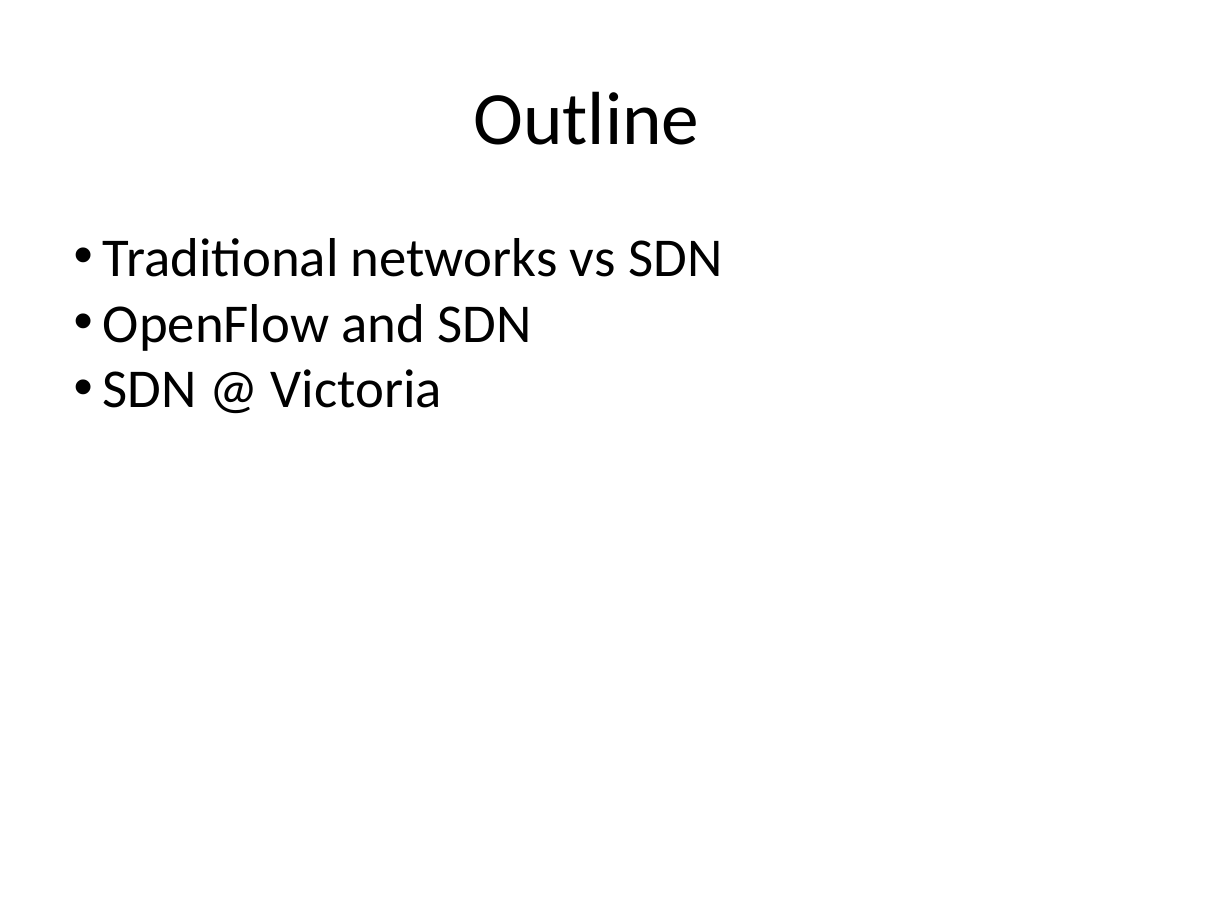
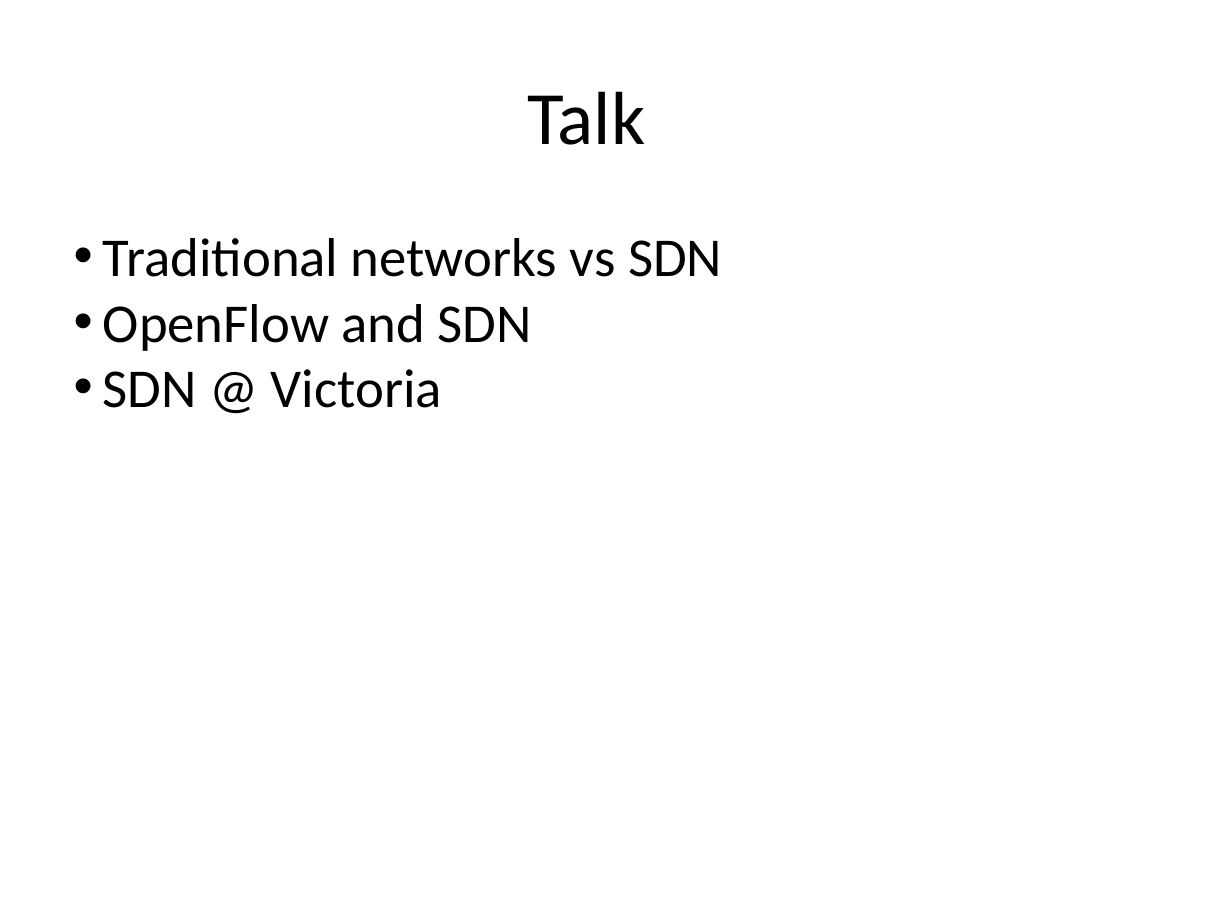
Before and after one commit to gwacter-zz/sdn-workshop, a slide deck: slide 2 of presentations/SDN-Introduction.pptx. Drawn at 1232x924 pixels with LibreOffice and Linux fonts; fonts in the diff are those of the drawing; background and template pictures are left out. Boxes give left, top, right and bottom in pixels: in the first picture for what was removed or moved away, otherwise in the second. Text is boxed around its words. In the diff, an @@ line names an element or a change of style, - is before the commit and + after.

```diff
--- a/presentations/SDN-Introduction.pptx
+++ b/presentations/SDN-Introduction.pptx
@@ text at [527,91,645,145]: text changed @@
-Outline
+Talk
```
Also in this commit, not shown: 6 other slides changed, 17 slides added, 5 slides removed, 5 other files.
